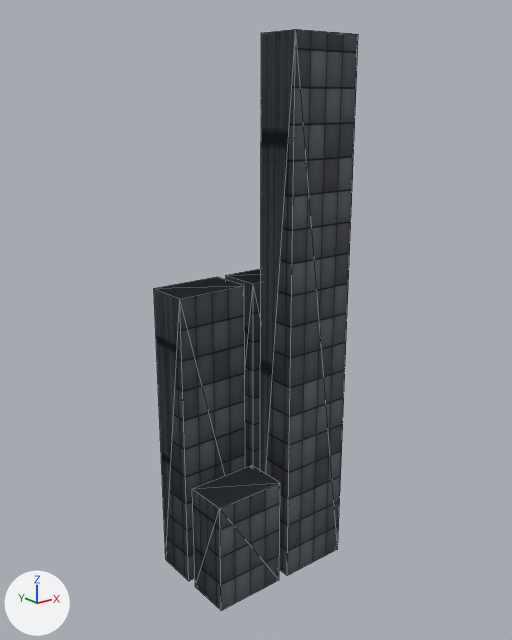
Two versions of the glTF model assets/models/city_block_12345_6_03.glb, one commit apart.
Rendered twice from a 50 mm camera at (-10.9, -13.78, 12.58) aimed at (0.09, -0.04, 7.08). Arrows for +X, +Y and +Z are at lower left; the lights stay in place. The picture after the commit comes second. Mesh edges are drawn as thin lines. Vertices at exactly the same position are counted once.

Names of what the first picture shows: 'block_03'.
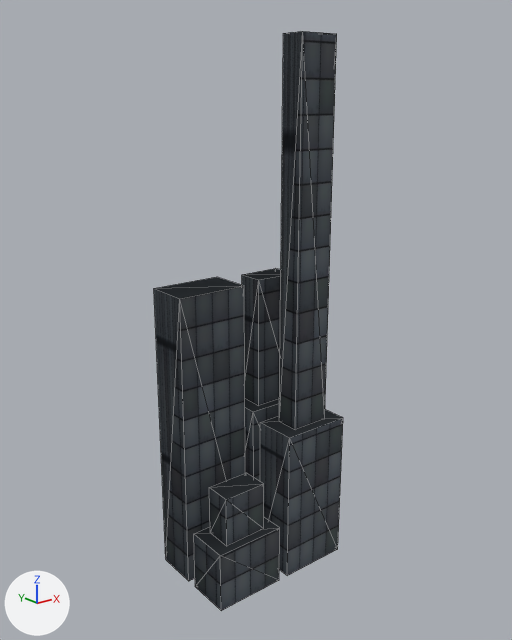
The change, as a list of edits to the scene's bpy script:
```text
Change me_block_03:
    used by ob_block_03; location = (0.0, 0.0, 0.0)
    remove me_block_03.from_pydata(...)  # 32 vertices, 48 faces; spans x -2.1..2.1, y -1.35..1.35, z 0.0..14.0
    add me_block_03.from_pydata(...)  # 56 vertices, 84 faces; spans x -2.1..2.1, y -1.35..1.35, z 0.0..14.0
    me_block_03 part 1: a new loose piece, a box spanning x -1.73..-0.52, y -1.12..-0.38, z 1.65..3.0, in mat_tier2_001 (picture img_image_0)
    me_block_03 part 2: a new loose piece, a box spanning x 0.52..1.73, y 0.38..1.12, z 4.4..8.0, in mat_tier2_002 (picture img_image_0)
    me_block_03 part 3: a new loose piece, a box spanning x 0.59..1.66, y -1.08..-0.42, z 4.2..14.0, in mat_tier2_003 (picture img_image_0)
    me_block_03 part 4
    8 vertices are removed from x 0.15..2.1, y -1.35..1.35, z 8.0..14.0
    20 faces are deleted
    4 vertices in x -2.1..-0.15, y -1.35..-0.15, z 3.0 move by (0.0, 0.0, -1.35)
    8 vertices are added at x 0.15..2.1, y -1.35..1.35, z 4.2..4.4
    10 new faces join them, mat_tier2_002 (picture img_image_0)
    10 new faces join them, mat_tier2_003 (picture img_image_0)
    me_block_03 part 5: 8 kept faces spanning x -2.1..-0.15, y -1.35..-0.15, z 0.0..1.65 get new texture (UV) coordinates
```

Changed parts and their boxes [x1, y1, x2, y2] in the pictures (512 x 640 px; the box of a moved part takes in the faces that stretch with it):
'block_03', reshaped (7% narrower)
    before: [154, 29, 358, 611]
    after: [154, 31, 343, 611]
part 1 of me_block_03, added
    after: [209, 473, 264, 546]
part 2 of me_block_03, added
    after: [242, 268, 281, 405]
part 3 of me_block_03, added
    after: [279, 31, 337, 430]
part 4 of me_block_03, moved or reshaped
    before: [192, 29, 358, 563]
    after: [194, 399, 343, 563]
part 5 of me_block_03, surface changed
    before: [192, 483, 280, 575]
    after: [194, 528, 280, 575]
